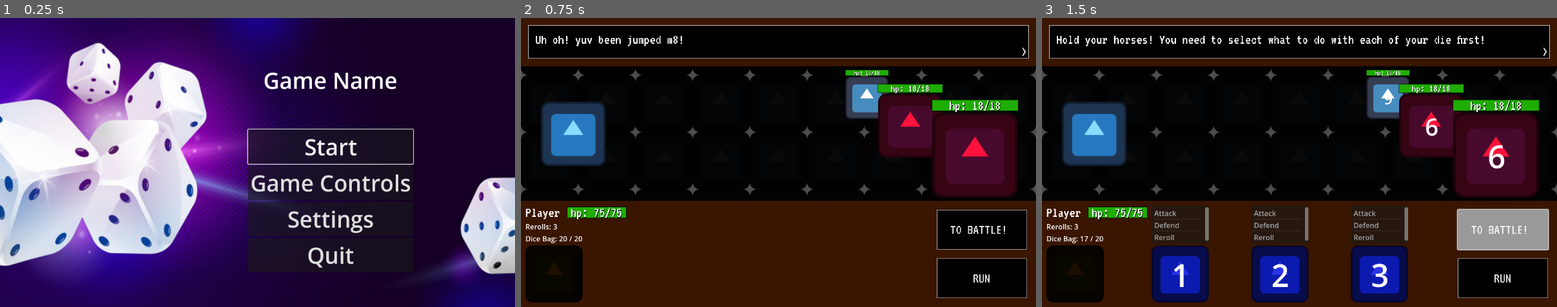
Above: before the commit, frames 1-3 (left to right).
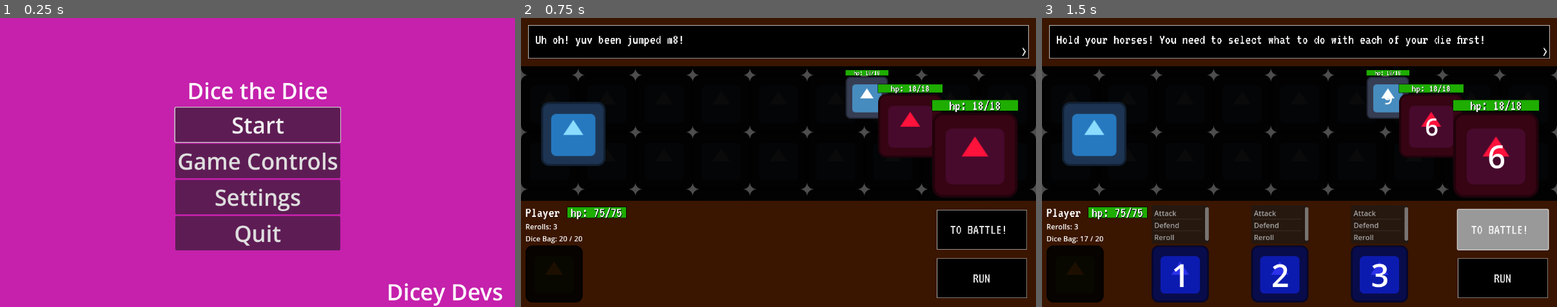
Above: after the commit, the same moments.

Repository: SadBonana/INTD450-Dice_Game
Game: Godot game, scene res://Menus/start_menu.tscn
The game is run twice, just before and just after one commit, with the same random seed, the same clock (stepped at 60 frames per second) and the same inputs. The engine's default icon, where the game draws it, is replaced by a stand-in: a white triangle on a blue panel in a dark square.
Inputs:
- Up to frame 1 (0.25 s): no input
- Up to frame 2 (0.75 s): click "Start" at 0.5 s
- Up to frame 3 (1.5 s): click "TO BATTLE!" at 1.25 s

The runs differ from the first frame. In frame 1, 100% of the frame differs, in the area x 0-100%, y 0-100%; in frame 2, nothing differs; in frame 3, nothing differs.

Commit message:
images replaced by color background

Diff:
--- a/Battle/battle_item_drop.tscn
+++ b/Battle/battle_item_drop.tscn
@@ -20,6 +20,15 @@
 script = ExtResource("1_e8830")
 textbox = NodePath("Textbox")
 textboxLabel = NodePath("Textbox/Label")
+
+[node name="ColorRect" type="ColorRect" parent="."]
+layout_mode = 1
+anchors_preset = 15
+anchor_right = 1.0
+anchor_bottom = 1.0
+grow_horizontal = 2
+grow_vertical = 2
+color = Color(1, 1, 0.329412, 1)
 
 [node name="Textbox" type="Panel" parent="."]
 visible = false
--- a/Campfire/campfire.tscn
+++ b/Campfire/campfire.tscn
@@ -1,7 +1,6 @@
-[gd_scene load_steps=3 format=3 uid="uid://cvyca2p1xw30e"]
+[gd_scene load_steps=2 format=3 uid="uid://cvyca2p1xw30e"]
 
 [ext_resource type="Script" path="res://Campfire/campfire.gd" id="1_n73dc"]
-[ext_resource type="Texture2D" uid="uid://bbxogtam2oqwp" path="res://Campfire/Choose 1 Image.jpg" id="2_v1g0y"]
 
 [node name="Campfire" type="Control"]
 layout_mode = 3
@@ -12,56 +11,52 @@
 grow_vertical = 2
 script = ExtResource("1_n73dc")
 
-[node name="Background" type="TextureRect" parent="."]
+[node name="ColorRect" type="ColorRect" parent="."]
 layout_mode = 1
 anchors_preset = 15
 anchor_right = 1.0
 anchor_bottom = 1.0
 grow_horizontal = 2
 grow_vertical = 2
-texture = ExtResource("2_v1g0y")
+color = Color(1, 0.196078, 1, 1)
 
-[node name="Label" type="Label" parent="."]
+[node name="VBoxContainer" type="VBoxContainer" parent="."]
+layout_mode = 1
+anchors_preset = 14
+anchor_top = 0.5
+anchor_right = 1.0
+anchor_bottom = 0.5
+offset_top = -75.0
+offset_bottom = 75.0
+grow_horizontal = 2
+grow_vertical = 2
+
+[node name="Label" type="Label" parent="VBoxContainer"]
 layout_mode = 2
-offset_top = 280.0
-offset_right = 1152.0
-offset_bottom = 349.0
 size_flags_horizontal = 3
 size_flags_vertical = 10
 theme_override_font_sizes/font_size = 50
 text = "You May Only Choose 1"
 horizontal_alignment = 1
 
-[node name="Recover_Health_Container" type="HBoxContainer" parent="."]
-layout_mode = 0
-offset_left = 48.0
-offset_top = 386.0
-offset_right = 497.0
-offset_bottom = 463.0
+[node name="HBocContainer" type="HBoxContainer" parent="VBoxContainer"]
+layout_mode = 2
 
-[node name="HealButton" type="Button" parent="Recover_Health_Container"]
+[node name="HealButton" type="Button" parent="VBoxContainer/HBocContainer"]
 layout_mode = 2
-size_flags_horizontal = 2
+size_flags_horizontal = 3
 size_flags_vertical = 10
 theme_override_colors/font_color = Color(1, 0, 0, 1)
 theme_override_font_sizes/font_size = 50
 text = "Recover 15 Health"
 
-[node name="Upgrade_Die_Container" type="HBoxContainer" parent="."]
-layout_mode = 1
-anchors_preset = -1
-offset_left = 697.0
-offset_top = 379.0
-offset_right = 1051.0
-offset_bottom = 456.0
-
-[node name="UpgradeDieButton" type="Button" parent="Upgrade_Die_Container"]
+[node name="UpgradeDieButton" type="Button" parent="VBoxContainer/HBocContainer"]
 layout_mode = 2
-size_flags_horizontal = 10
+size_flags_horizontal = 3
 size_flags_vertical = 10
 theme_override_colors/font_color = Color(0, 0, 1, 1)
 theme_override_font_sizes/font_size = 50
 text = "Upgrade A Die"
 
-[connection signal="pressed" from="Recover_Health_Container/HealButton" to="." method="_on_heal_button_pressed"]
-[connection signal="pressed" from="Upgrade_Die_Container/UpgradeDieButton" to="." method="_on_upgrade_die_button_pressed"]
+[connection signal="pressed" from="VBoxContainer/HBocContainer/HealButton" to="." method="_on_heal_button_pressed"]
+[connection signal="pressed" from="VBoxContainer/HBocContainer/UpgradeDieButton" to="." method="_on_upgrade_die_button_pressed"]
--- a/Campfire/proficiency_upgrade.tscn
+++ b/Campfire/proficiency_upgrade.tscn
@@ -20,6 +20,15 @@
 script = ExtResource("1_iw31s")
 textbox = NodePath("Textbox")
 textboxLabel = NodePath("Textbox/Label")
+
+[node name="ColorRect" type="ColorRect" parent="."]
+layout_mode = 1
+anchors_preset = 15
+anchor_right = 1.0
+anchor_bottom = 1.0
+grow_horizontal = 2
+grow_vertical = 2
+color = Color(0.984314, 0.184314, 0.109804, 1)
 
 [node name="Textbox" type="Panel" parent="."]
 visible = false
--- a/Campfire/upgrade_die.tscn
+++ b/Campfire/upgrade_die.tscn
@@ -11,46 +11,51 @@
 grow_vertical = 2
 script = ExtResource("1_3a5w4")
 
-[node name="Label" type="Label" parent="."]
+[node name="ColorRect" type="ColorRect" parent="."]
 layout_mode = 1
-anchors_preset = 10
+anchors_preset = 15
 anchor_right = 1.0
-offset_bottom = 23.0
+anchor_bottom = 1.0
 grow_horizontal = 2
+grow_vertical = 2
+color = Color(0.776471, 0.894118, 0.941176, 1)
+
+[node name="VBoxContainer" type="VBoxContainer" parent="."]
+layout_mode = 1
+anchors_preset = 14
+anchor_top = 0.5
+anchor_right = 1.0
+anchor_bottom = 0.5
+offset_top = -75.0
+offset_bottom = 75.0
+grow_horizontal = 2
+grow_vertical = 2
+
+[node name="Label" type="Label" parent="VBoxContainer"]
+layout_mode = 2
 theme_override_font_sizes/font_size = 50
-text = "You May Only Choose 1"
+text = "You May Only Choose 1
+"
 horizontal_alignment = 1
 
-[node name="Upgrade_1_Die_Container2" type="HBoxContainer" parent="."]
-layout_mode = 0
-offset_left = 39.0
-offset_top = 193.0
-offset_right = 488.0
-offset_bottom = 270.0
+[node name="HBoxContainer" type="HBoxContainer" parent="VBoxContainer"]
+layout_mode = 2
 
-[node name="Upgrade_Die_Button" type="Button" parent="Upgrade_1_Die_Container2"]
+[node name="Upgrade_Die_Button" type="Button" parent="VBoxContainer/HBoxContainer"]
 layout_mode = 2
-size_flags_horizontal = 2
+size_flags_horizontal = 3
 size_flags_vertical = 10
 theme_override_colors/font_color = Color(1, 0, 0, 1)
 theme_override_font_sizes/font_size = 50
 text = "Upgrade 1 Die"
 
-[node name="Proficiency_Container2" type="HBoxContainer" parent="."]
-layout_mode = 1
-anchors_preset = -1
-offset_left = 612.0
-offset_top = 188.0
-offset_right = 1108.0
-offset_bottom = 265.0
-
-[node name="Proficiency_Button" type="Button" parent="Proficiency_Container2"]
+[node name="Proficiency_Button" type="Button" parent="VBoxContainer/HBoxContainer"]
 layout_mode = 2
-size_flags_horizontal = 10
+size_flags_horizontal = 3
 size_flags_vertical = 10
 theme_override_colors/font_color = Color(0, 0, 1, 1)
 theme_override_font_sizes/font_size = 50
 text = "Proficiency Upgrade"
 
-[connection signal="pressed" from="Upgrade_1_Die_Container2/Upgrade_Die_Button" to="." method="_on_upgrade_die_button_pressed"]
-[connection signal="pressed" from="Proficiency_Container2/Proficiency_Button" to="." method="_on_proficiency_button_pressed"]
+[connection signal="pressed" from="VBoxContainer/HBoxContainer/Upgrade_Die_Button" to="." method="_on_upgrade_die_button_pressed"]
+[connection signal="pressed" from="VBoxContainer/HBoxContainer/Proficiency_Button" to="." method="_on_proficiency_button_pressed"]
--- a/Menus/start_menu.tscn
+++ b/Menus/start_menu.tscn
@@ -1,7 +1,6 @@
-[gd_scene load_steps=5 format=3 uid="uid://dulueip5bvc88"]
+[gd_scene load_steps=4 format=3 uid="uid://dulueip5bvc88"]
 
 [ext_resource type="Script" path="res://Menus/start_menu.gd" id="1_fsp0p"]
-[ext_resource type="Texture2D" uid="uid://5pewgng1hruq" path="res://Menus/Dice Background Image.jpg" id="2_e6cv7"]
 [ext_resource type="PackedScene" uid="uid://c3ardwyvsttr1" path="res://Menus/fps_label.tscn" id="3_smo4h"]
 [ext_resource type="PackedScene" uid="uid://b0rmrjb71troy" path="res://Menus/settings_menu.tscn" id="4_e0l3o"]
 
@@ -16,34 +15,31 @@
 size_flags_vertical = 6
 script = ExtResource("1_fsp0p")
 
-[node name="TextureRect" type="TextureRect" parent="."]
+[node name="ColorRect" type="ColorRect" parent="."]
 layout_mode = 1
 anchors_preset = 15
 anchor_right = 1.0
 anchor_bottom = 1.0
 grow_horizontal = 2
 grow_vertical = 2
-size_flags_horizontal = 3
-texture = ExtResource("2_e6cv7")
+color = Color(0.772549, 0.129412, 0.67451, 1)
 
 [node name="VBoxContainer" type="VBoxContainer" parent="."]
 layout_mode = 2
-offset_left = 555.0
-offset_top = 105.0
-offset_right = 924.0
-offset_bottom = 570.0
+offset_left = 391.5
+offset_top = 127.5
+offset_right = 760.5
+offset_bottom = 520.5
 grow_horizontal = 2
 grow_vertical = 2
 size_flags_horizontal = 6
 size_flags_vertical = 4
 
-[node name="Label" type="Label" parent="VBoxContainer"]
+[node name="game_name_label" type="Label" parent="VBoxContainer"]
 layout_mode = 2
 size_flags_horizontal = 3
 theme_override_font_sizes/font_size = 50
-text = "Game Name
-
-"
+text = "Dice the Dice"
 horizontal_alignment = 1
 vertical_alignment = 1
 
@@ -83,6 +79,21 @@
 theme_override_font_sizes/font_size = 50
 text = "Quit"
 
+[node name="team_name_label" type="Label" parent="."]
+layout_mode = 1
+anchors_preset = 3
+anchor_left = 1.0
+anchor_top = 1.0
+anchor_right = 1.0
+anchor_bottom = 1.0
+offset_left = -262.0
+offset_top = -69.0
+grow_horizontal = 0
+grow_vertical = 0
+theme_override_font_sizes/font_size = 50
+text = "Dicey Devs  "
+horizontal_alignment = 1
+
 [node name="fps_label" parent="." instance=ExtResource("3_smo4h")]
 layout_mode = 0
 
